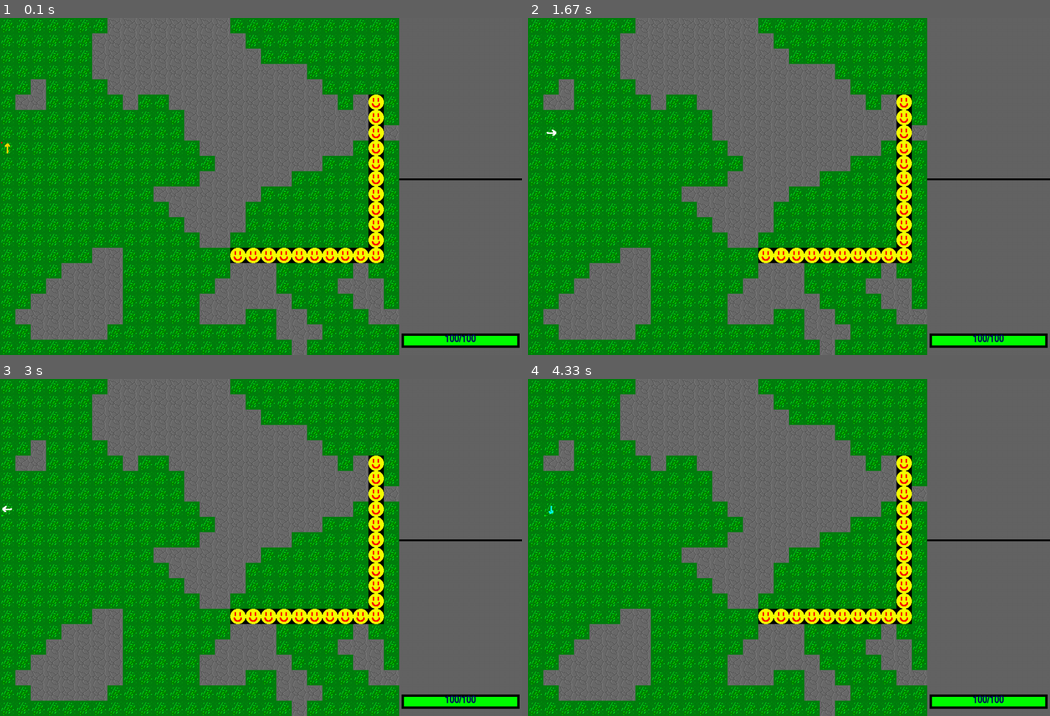
Above: before the commit, frames 1-4 (two rows, left to right).
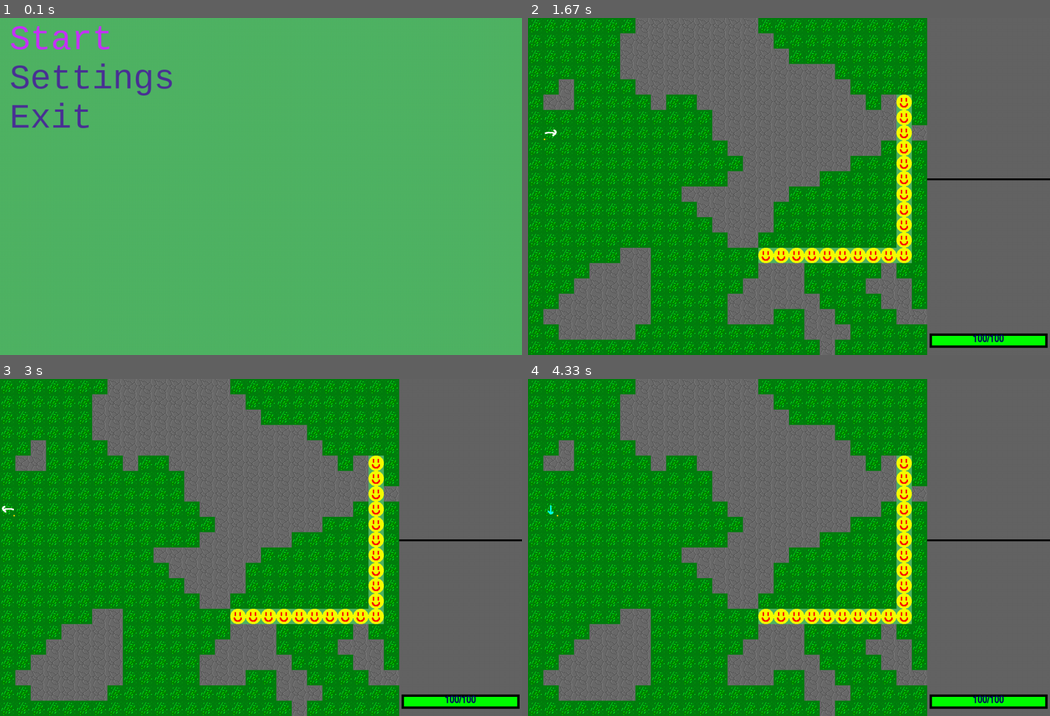
Above: after the commit, the same moments.

Repository: MaundyMoo/Coursework
Game: pygame game, started from Main.py
Two runs of this game, one before a commit and one after it. Both use one fixed random seed, a clock stepped at 60 frames per second and the inputs below.
Inputs:
- Up to frame 1 (0.1 s): no input
- Up to frame 2 (1.67 s): tap Enter at 0.33 s; hold Up 0.67-1.13 s; hold Right 1.17-1.63 s
- Up to frame 3 (3 s): hold Left 1.67-2.2 s; hold Down 2.23-2.53 s; hold Left 2.57-2.97 s
- Up to frame 4 (4.33 s): hold Up 3-3.37 s; hold Right 3.4-4.03 s; hold Down from 4.07 s (still down)

The runs differ from the first frame. In frame 1, 100% of the frame differs, in the area x 0-100%, y 0-100%; in frame 2, 0.7%; in frame 3, 0.7%; in frame 4, 0.7%.

Commit message:
Database added

Diff:
--- /dev/null
+++ b/DatabaseHandler.py
@@ -0,0 +1,76 @@
+import sqlite3 as sql
+import Constants
+
+class Database:
+    def __init__(self):
+        # Connects to the database file
+        self.con = sql.connect(Constants.getPath('res/Database.db'))
+        # creates a cursor object for the database
+        self.cur = self.con.cursor()
+
+        # Runs a command to fetch data from the database
+        # If the database is empty which means it did not
+        # previously exist, result will be empty
+        self.cur.execute("SELECT * FROM sqlite_master")
+        result = self.cur.fetchall()
+        if not result:
+            self.create_database()
+        else:
+            self.create_player('Yeet')
+            print(self.get_players())
+
+    def create_database(self):
+        # Creates empty tables for the database
+        self.cur.execute('''
+        CREATE TABLE IF NOT EXISTS Controls (
+        ID INTEGER PRIMARY KEY AUTOINCREMENT,
+        Label TEXT NOT NULL,
+        KEY_UP INTEGER NOT NULL,
+        KEY_DOWN INTEGER NOT NULL,
+        KEY_LEFT INTEGER NOT NULL,
+        KEY_RIGHT INTEGER NOT NULL);
+        ''')
+        self.cur.execute('''
+        CREATE TABLE IF NOT EXISTS Players (
+        ID INTEGER PRIMARY KEY AUTOINCREMENT,
+        ControlsID INTEGER NOT NULL,
+        UserName TEXT NOT NULL,
+        FOREIGN KEY (ControlsID) REFERENCES Controls (ID));
+        ''')
+        self.cur.execute('''
+        CREATE TABLE IF NOT EXISTS Scores (
+        ID INTEGER PRIMARY KEY AUTOINCREMENT,
+        PlayerID INTEGER NOT NULL,
+        Score INTEGER NOT NULL,
+        FOREIGN KEY (PlayerID) REFERENCES Players (ID));
+        ''')
+
+        # Fill tables with default data
+        self.cur.execute('''
+        INSERT INTO Controls (ID, Label, KEY_UP, KEY_DOWN, KEY_LEFT, KEY_RIGHT) VALUES (0, 'Default', 273, 274, 276, 275);
+        ''')
+        self.cur.execute('''
+        INSERT INTO Players (ID, ControlsID, UserName) VALUES (0, 0, 'Default');
+        ''')
+        self.con.commit()
+
+    def create_player(self, playerName: str, controls: int = 0):
+        '''Creates a new player profile, defaults to default controls'''
+        self.cur.execute('''INSERT INTO Players (ControlsID, UserName) VALUES (?, ?);''', (controls, playerName))
+        self.con.commit()
+
+    def create_controls(self, controlLabel: str, UP: int, DOWN: int, LEFT: int, RIGHT: int):
+        '''Creates a new control binding'''
+        self.cur.execute('''INSERT INTO Controls (Label, KEY_UP, KEY_DOWN, KEY_LEFT, KEY_RIGHT) VALUES (?, ?, ?, ?, ?);''',
+                         (controlLabel, UP, DOWN, LEFT, RIGHT))
+        self.con.commit()
+
+    def get_players(self) -> tuple:
+        '''Returns a list of all player profile names'''
+        self.cur.execute('''
+        SELECT UserName FROM Players
+        ''')
+        return self.cur.fetchall()
+
+
+test = Database()
--- a/Main.py
+++ b/Main.py
@@ -50,5 +50,5 @@
     pygame.init()
     pygame.mouse.set_visible(False)
     w, h = 1280, 720
-    scene = Scenes.GameScene(WIDTH = GAME_WIDTH, HEIGHT = SCREEN_HEIGHT)
+    scene = Scenes.TitleScene(WIDTH = GAME_WIDTH, HEIGHT = SCREEN_HEIGHT)
     run(scene, width = SCREEN_WIDTH, height = SCREEN_HEIGHT)
--- a/Scenes.py
+++ b/Scenes.py
@@ -14,6 +14,59 @@
         self.next = next
     def Terminate(self):
         self.SwitchScene(None)
+
+class TitleScene(SceneBase):
+    def __init__(self, WIDTH: int, HEIGHT: int):
+        super().__init__(WIDTH, HEIGHT)
+        self.Font = pygame.font.SysFont("Lucida Console", 72)
+        self.menuPointer = 0
+
+        # Dictionary that holds both the text to be displayed in
+        # the menu as well as the corresponding function that
+        # the option should call
+        self.dictOptions = {
+                                0: ('Start', self.start),
+                                1: ('Settings', self.settings),
+                                2: ('Exit', self.exit)
+                            }
+        self.menu = []
+
+    # Methods used as wrappers to call functions from the dictionary
+    # As I cannot parse values through and this allows me to add extra
+    # functionality if needed
+    def start(self):
+        self.SwitchScene(GameScene(self.WIDTH, self.HEIGHT))
+    def settings(self):
+        print('settings')
+    def exit(self):
+        self.Terminate()
+
+    def Update(self):
+        if self.menuPointer == -1: self.menuPointer = len(self.menu)-1
+        if self.menuPointer == len(self.menu): self.menuPointer = 0
+        self.menu = []
+        for i in range(0, len(self.dictOptions)):
+            # Long ternary operator for adding text to the menu probably cleaner without tbh
+            self.menu.append(self.Font.render(self.dictOptions[i][0], True, (200, 50, 250))) \
+                if i == self.menuPointer \
+                else self.menu.append(self.Font.render(self.dictOptions[i][0], True, (75, 50, 150)))
+
+    def ProcessInputs(self, events, pressed_keys):
+        for event in events:
+            if event.type == pygame.KEYDOWN:
+                if event.key == pygame.K_UP:
+                    self.menuPointer -= 1
+                elif event.key == pygame.K_DOWN:
+                    self.menuPointer += 1
+                if event.key == pygame.K_RETURN:
+                    # Calls the function held in the dictionary
+                    self.dictOptions[self.menuPointer][1]()
+
+    def Render(self, screen):
+        screen.fill((80, 180, 100))
+        for i in range(0, len(self.menu)):
+            screen.blit(self.menu[i], (20, self.Font.get_height() * i + 5))
+
 
 class GameScene(SceneBase):
     def __init__(self, WIDTH: int, HEIGHT: int):
Binary file added: res/Database.db
